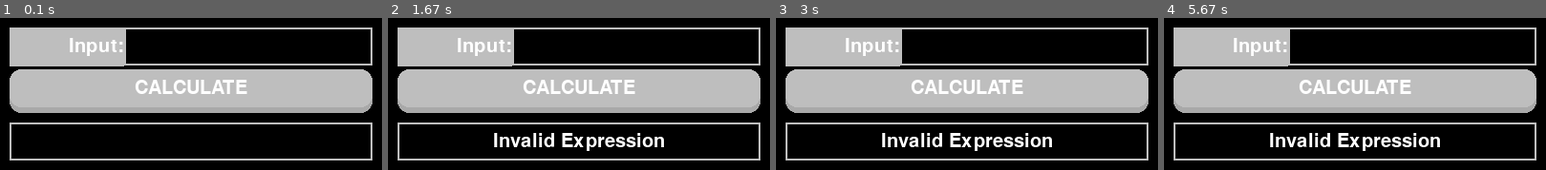
Above: before the commit, frames 1-4 (left to right).
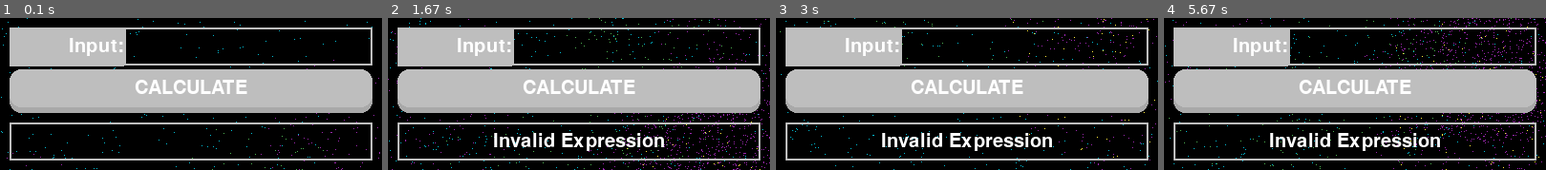
Above: after the commit, the same moments.

Repository: Moontok/Pygame_Practice
Game: pygame game, started from Calculators/calculator.py
The game is run twice, just before and just after one commit, with the same random seed, the same clock (stepped at 60 frames per second) and the same inputs.
Inputs (mouse positions are in pixels of both pictures, inside the frame that each line leads up to):
- Up to frame 1 (0.1 s): no input
- Up to frame 2 (1.67 s): click (579, 94) at 0.38 s; click (636, 46) at 0.72 s; click (460, 71) at 1.05 s
- Up to frame 3 (3 s): click (974, 42) at 1.88 s; click (947, 133) at 2.22 s
- Up to frame 4 (5.67 s): click (1301, 62) at 3.05 s; click (1454, 80) at 3.38 s; click (1412, 46) at 4.22 s; click (1244, 65) at 4.55 s

The runs differ from the first frame. In frame 1, 0.4% of the frame differs, in the area x 0-100%, y 0-100%; in frame 2, 1.4%; in frame 3, 0.6%; in frame 4, 1.5%.

Commit message:
Background added to calculator.

Diff:
--- /dev/null
+++ b/Calculators/background_scroller.py
@@ -0,0 +1,22 @@
+import pygame as pg
+
+
+class Background:
+    """Class that creates a seamless background scrolling effect."""
+    def __init__(self, image, speed_y):
+        self.background = pg.image.load(image)
+        self.background_rect = self.background.get_rect()
+        self.speed_y = speed_y
+
+    def draw(self, screen):
+        """ Draw the background to the screen. """
+
+        if self.background_rect.y > self.background_rect.height:
+            self.background_rect.y = 0
+        else:
+            self.background_rect.y += self.speed_y
+        screen.blit(self.background, self.background_rect)
+        second_background = self.background_rect[:]
+
+        second_background[1] -= second_background[3]
+        screen.blit(self.background, second_background)
--- a/Calculators/calculator.py
+++ b/Calculators/calculator.py
@@ -4,6 +4,7 @@
 from button import Button
 from input_box import InputBox
 from label import Label
+from background_scroller import Background
 
 
 def main():
@@ -49,6 +50,10 @@
         action=lambda: calculate(input_box, output_label)
     )
 
+    # Images
+    bg_image = "images/background.png"
+    background = Background(bg_image, 5)
+
     while app_running:
         for event in pg.event.get():
             if event.type == pg.QUIT:
@@ -65,6 +70,7 @@
                     input_box.add_char(event.unicode)
 
         screen.fill(pg.Color("black"))
+        background.draw(screen)
         input_label.draw(screen)
         input_box.draw(screen)
         calculate_button.draw(screen)
@@ -87,6 +93,8 @@
         result = "Divide by Zero Error"
     except SyntaxError:
         result = "Invalid Expression"
+    except NameError:  # For base calc upgrade "box" and eval no variable
+        result = "Invalid Expression"
 
     output_label.update_text(str(result))
     input_box.clear_text()
--- a/Calculators/input_box.py
+++ b/Calculators/input_box.py
@@ -53,7 +53,14 @@
         Does not accept alpha characters.
         """
 
-        if not char.isalpha() and len(self.text) < self.char_limit:
+        # For Regular Calculator
+        # if not char.isalpha() and len(self.text) < self.char_limit:
+        #     self.text += char
+
+        # For Base Calculator
+
+        acceptable_chars = "box"
+        if (not char.isalpha() or char in acceptable_chars) and len(self.text) < self.char_limit:
             self.text += char
 
     def check_if_clicked(self):
Binary file added: Calculators/images/background.png
